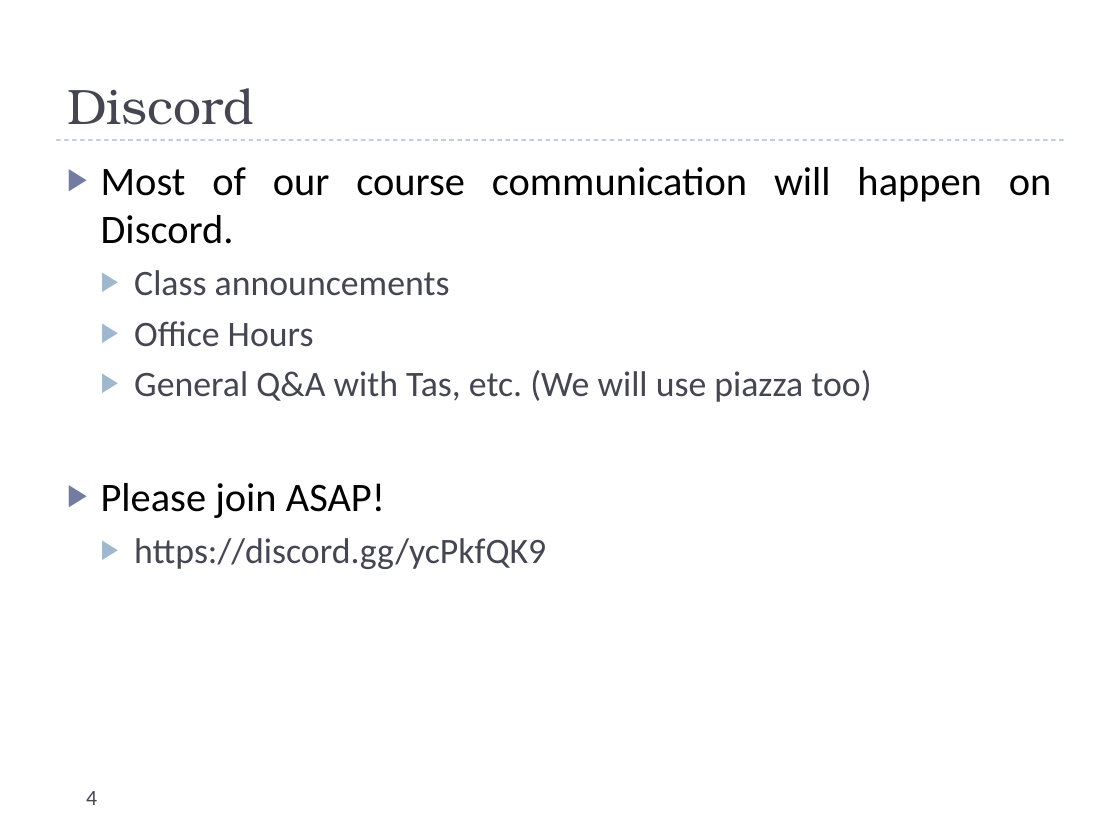
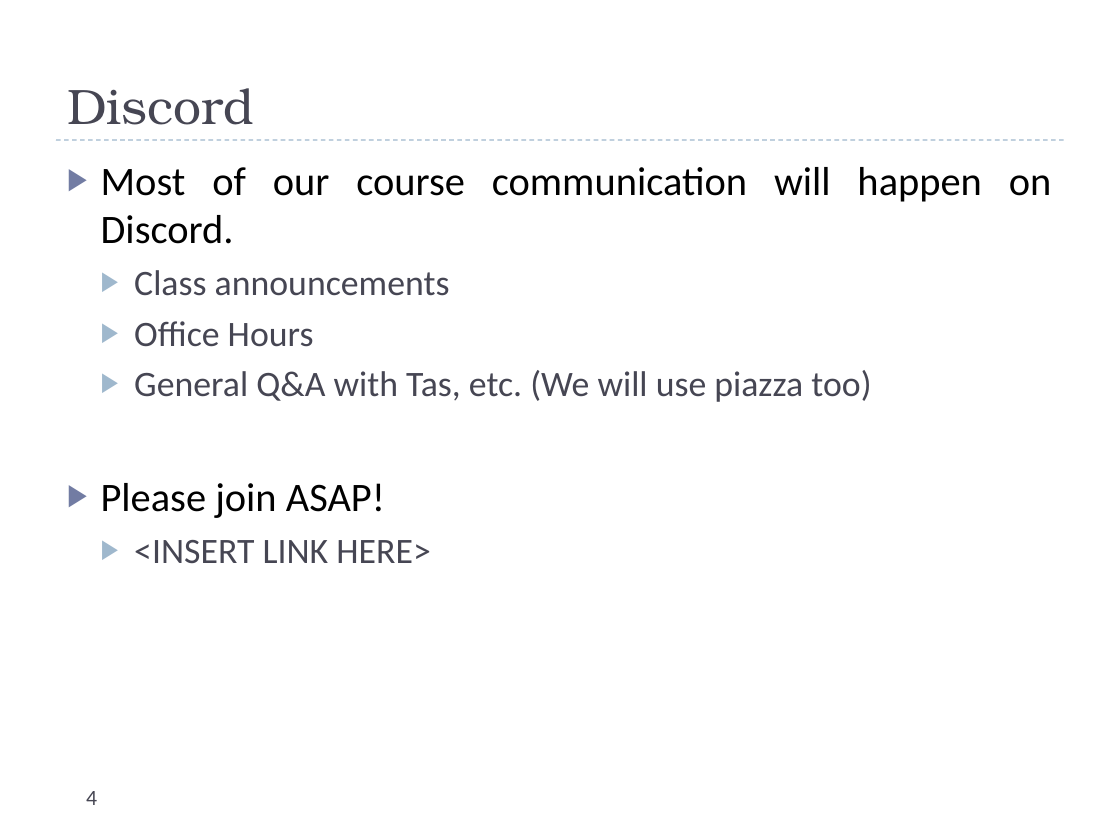
Before and after one commit to uva-cs/cs4102-f21, a slide deck: slide 4 of slides/courseintroduction.pptx. Drawn at 1120x840 pixels with LibreOffice and Linux fonts; fonts in the diff are those of the drawing. Boxes give left, top, right and bottom in pixels: in the first picture for what was removed or moved away, otherwise in the second. Text is boxed around its words. In the diff, an @@ line names an element or a change of style, - is before the commit and + after.

```diff
--- a/slides/courseintroduction.pptx
+++ b/slides/courseintroduction.pptx
@@ text at <box>134,540,430,563</box>: text changed @@
-  ▶ https://discord.gg/ycPkfQK9
+  ▶ <INSERT LINK HERE>
```
Also in this commit, not shown: 10 other slides changed, 7 slides added, 2 slides removed.
